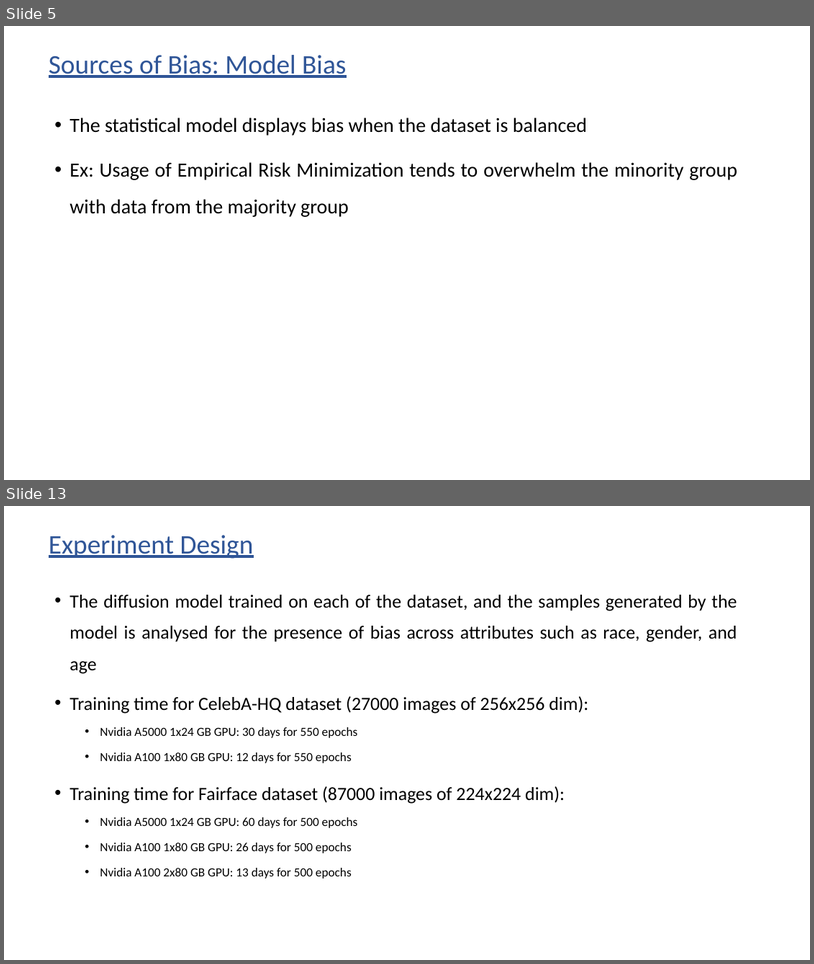
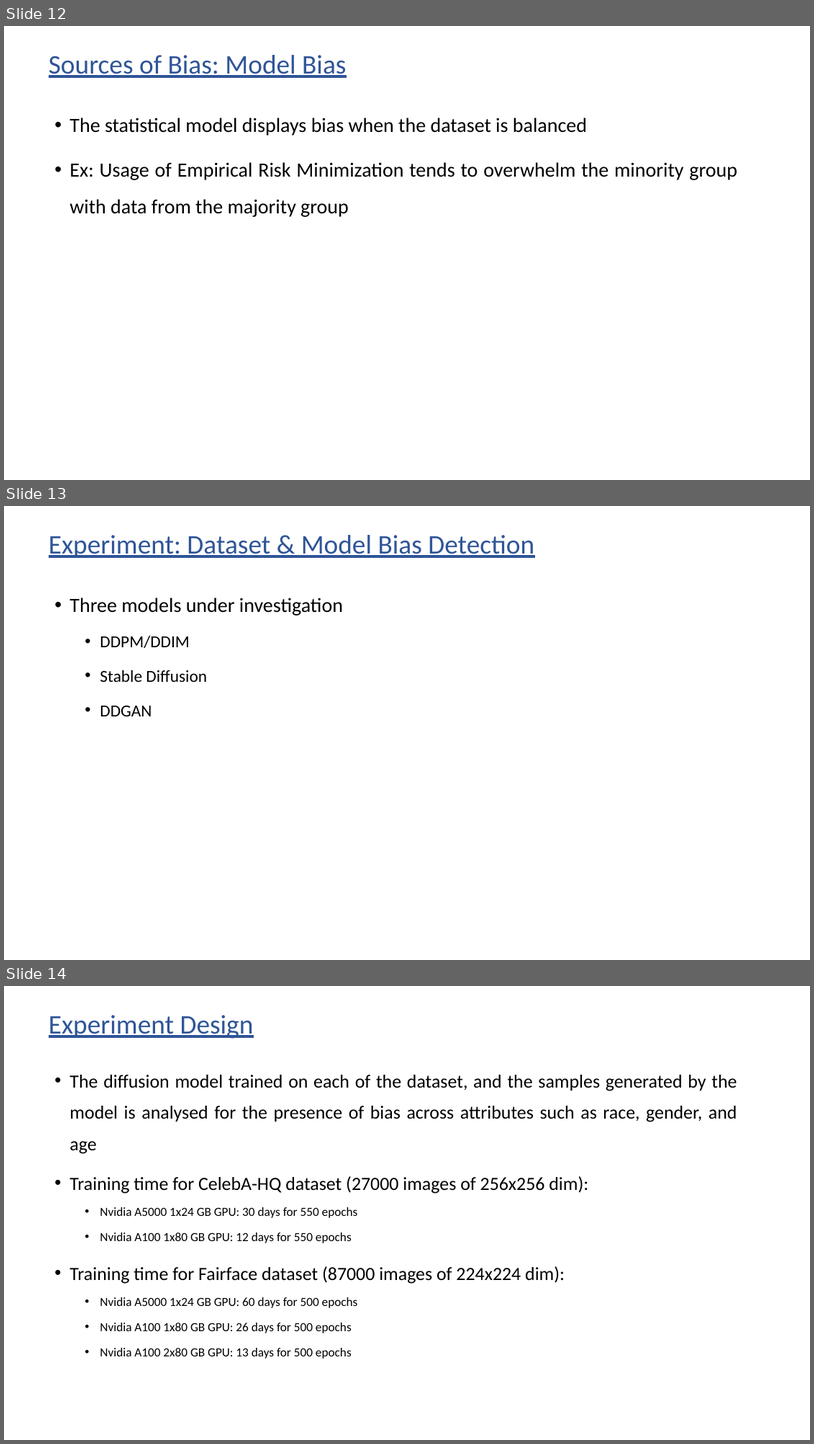
Before and after one commit to subirkumarparida/DDPM, a slide deck: Bias_Diffusion_v4.pptx. Shown one above the other, each under a label of ours: slides 5 and 13 before the commit, slides 12, 13 and 14 after it; the slides between them are not shown. The pictures are 814x964 and 814x1444 pixels, drawn with LibreOffice and Linux fonts; fonts in the diff are those of the drawing. Boxes give left, top, right and bottom in pixels: in the first picture for what was removed or moved away, otherwise in the second. Text is boxed around its words. In the diff, an @@ line names an element or a change of style, - is before the commit and + after.

```diff
--- a/Bias_Diffusion_v4.pptx
+++ b/Bias_Diffusion_v4.pptx
@@ slide 13 added at [4, 506, 810, 960], background #FFFFFF @@
@@ text added at [49, 535, 535, 558], 32 pt, text #2F5597, underline @@
+Experiment: Dataset & Model Bias Detection
@@ text added at [70, 597, 343, 716], 24 pt, text #000000 @@
+• Three models under investigation
+  • DDPM/DDIM
+  • Stable Diffusion
+  • DDGAN
@@ what was slide 5 is now slide 12 @@
@@ what was slide 13 is now slide 14 @@
```
Also in this commit, not shown: 11 slides changed, 1 other slide added.
